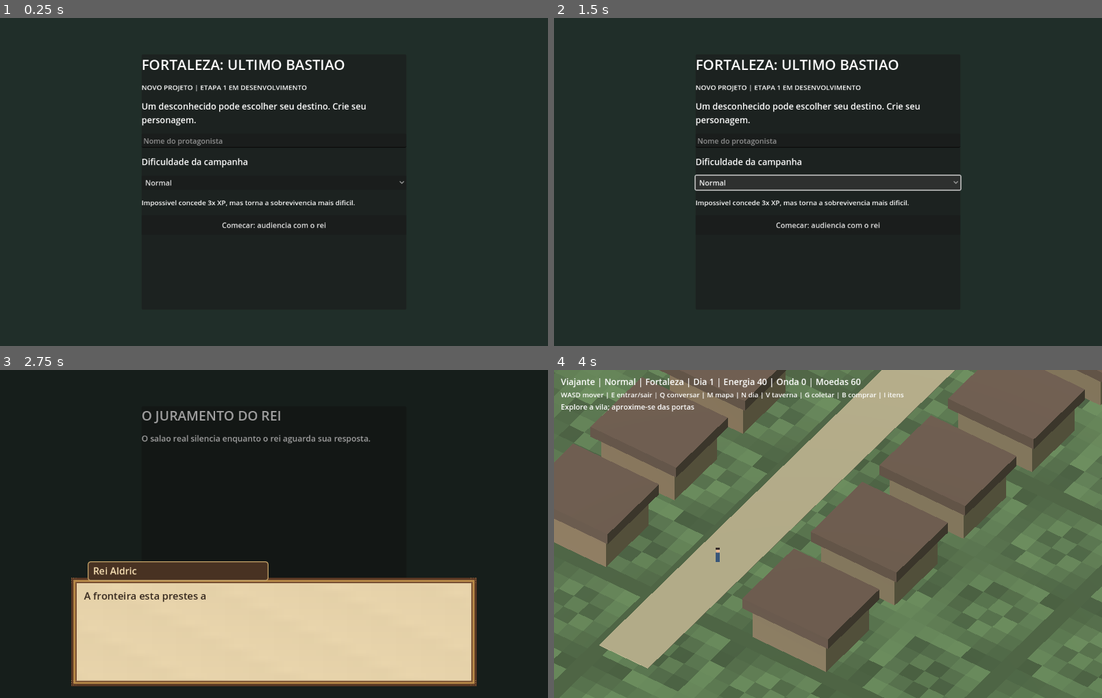
Above: before the commit, frames 1-4 (two rows, left to right).
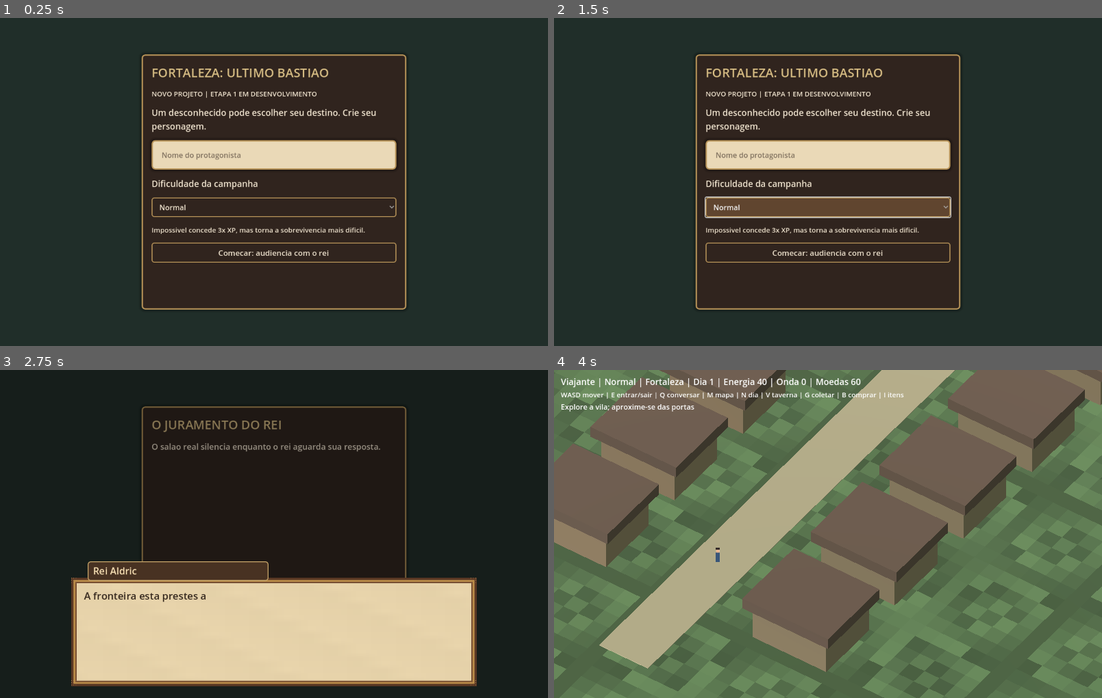
Above: after the commit, the same moments.

Repository: alexandre10227-afk/fortaleza-ultimo-bastiao
Game: Godot game, scene res://scenes/start.tscn
Same seed, same stepped clock (60 frames per second), same inputs: the game is played once before the commit and once after it.
Inputs:
- Up to frame 1 (0.25 s): no input
- Up to frame 2 (1.5 s): click "Normal" at 0.5 s; click "Normal" at 1.25 s
- Up to frame 3 (2.75 s): click "Comecar: audiencia com o rei" at 2 s
- Up to frame 4 (4 s): tap Enter at 2.75, 2.85 s; hold D 2.78-3.5 s; tap Space at 3.02 s; click "Aceito defender a fortaleza." at 3.5 s

The runs differ from the first frame. In frame 1, 10% of the frame differs, in the area x 25-75%, y 11-89%; in frame 2, 13%; in frame 3, 2.0%; in frame 4, nothing differs.
Error in both runs: Cannot call method 'get_children' on a null value. (res://scripts/world.gd:414)

Commit message:
feat(ui): aplicar tema oriental original em menus dialogos e mapa

Diff:
--- a/novo_projeto/scripts/start.gd
+++ b/novo_projeto/scripts/start.gd
@@ -1,4 +1,5 @@
 extends Control
+const UI = preload("res://scripts/ui_theme.gd")
 
 var panel: VBoxContainer
 var name_input: LineEdit
@@ -15,6 +16,7 @@
     add_child(center)
     var frame := PanelContainer.new()
     frame.custom_minimum_size = Vector2(580, 560)
+    UI.apply_panel(frame)
     center.add_child(frame)
     panel = VBoxContainer.new()
     panel.add_theme_constant_override("separation", 17)
@@ -30,6 +32,9 @@
     var l := Label.new()
     l.text = value
     l.add_theme_font_size_override("font_size", size)
+    UI.apply_text(l)
+    if size >= 29:
+        UI.apply_title(l)
     l.autowrap_mode = TextServer.AUTOWRAP_WORD_SMART
     panel.add_child(l)
 
@@ -38,6 +43,7 @@
     b.text = value
     b.custom_minimum_size.y = 43
     b.pressed.connect(action)
+    UI.apply_button(b)
     panel.add_child(b)
 
 func _show_creation() -> void:
@@ -47,6 +53,7 @@
     _label("Um desconhecido pode escolher seu destino. Crie seu personagem.")
     name_input = LineEdit.new()
     name_input.placeholder_text = "Nome do protagonista"
+    UI.apply_input(name_input)
     name_input.max_length = 24
     panel.add_child(name_input)
     _label("Dificuldade da campanha")
@@ -54,6 +61,9 @@
     for item in ["Facil", "Normal", "Dificil", "Impossivel"]:
         difficulty_input.add_item(item)
     difficulty_input.select(1)
+    difficulty_input.add_theme_stylebox_override("normal", UI.button_style())
+    difficulty_input.add_theme_stylebox_override("hover", UI.button_style("hover"))
+    difficulty_input.add_theme_color_override("font_color", UI.LIGHT_TEXT)
     panel.add_child(difficulty_input)
     _label("Impossivel concede 3x XP, mas torna a sobrevivencia mais dificil.", 15)
     _button("Comecar: audiencia com o rei", _create_character)
